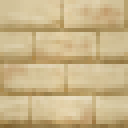
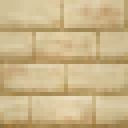
Layers edited between the first and the second 128×128 image:
painted on "Ebene 7" over [0, 16, 128, 128]
